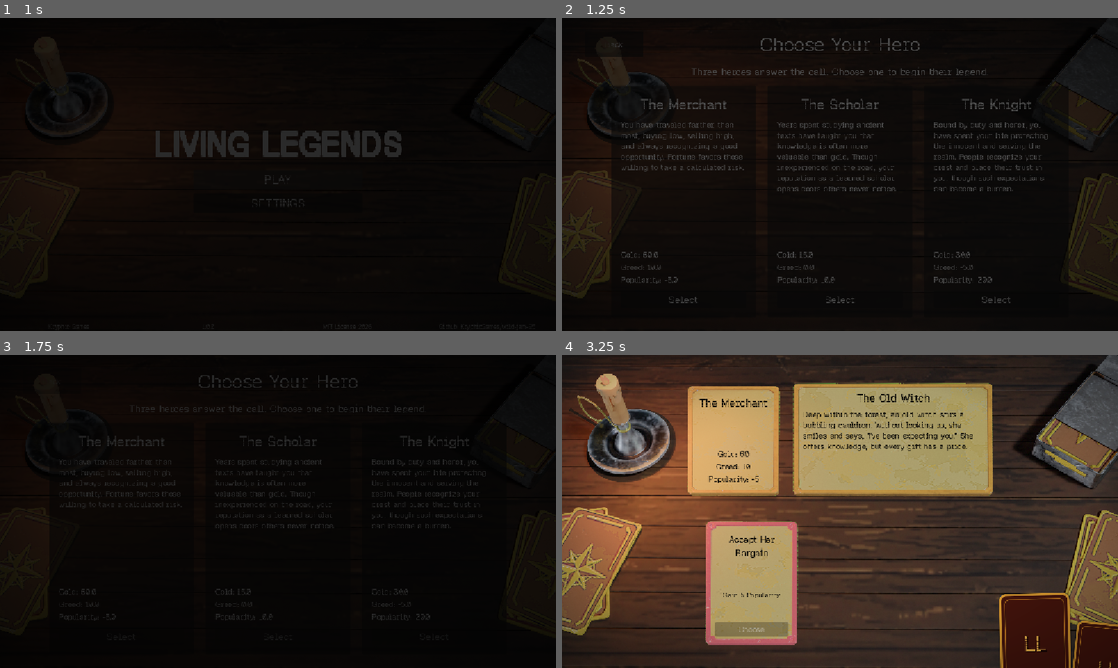
Above: before the commit, frames 1-4 (two rows, left to right).
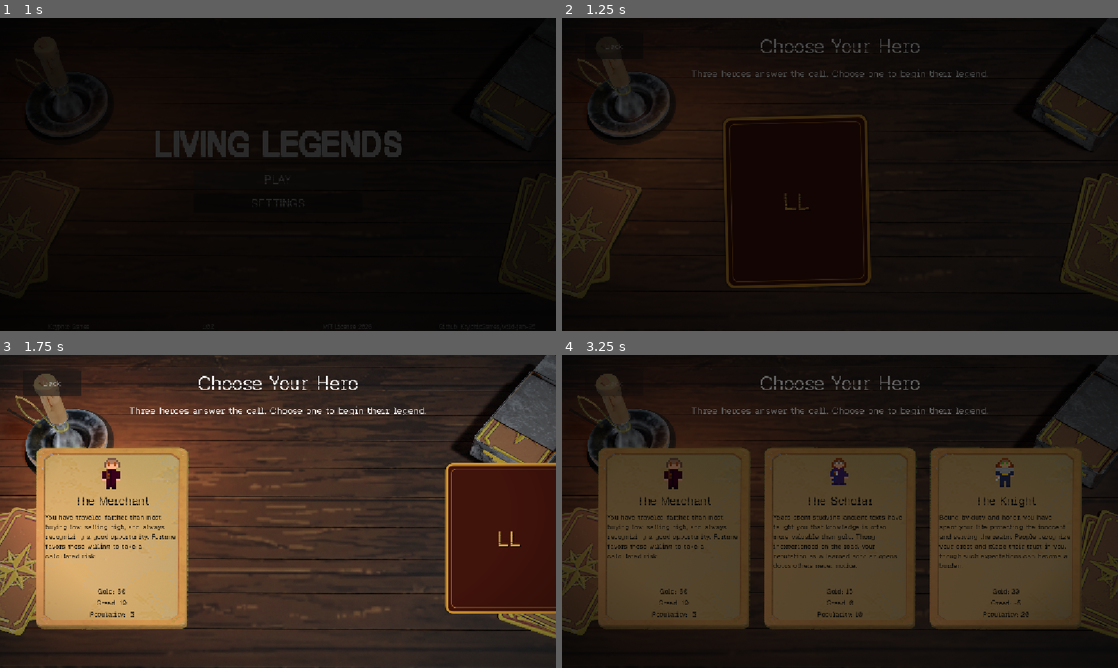
Above: after the commit, the same moments.

Repository: KryphicGames/wild-jam-95
Game: Godot game, scene res://scenes/main_menu.tscn
Same seed, same stepped clock (60 frames per second), same inputs: the game is played once before the commit and once after it. Sound files missing from this copy of the repository are replaced by a short silence.
Inputs (mouse positions are in pixels of both pictures, inside the frame that each line leads up to):
- Up to frame 1 (1 s): click "PLAY" at 0.5 s
- Up to frame 2 (1.25 s): no input
- Up to frame 3 (1.75 s): click (122, 636) at 1.25 s, where only the run before the commit has a clickable "Select"
- Up to frame 4 (3.25 s): tap Enter (ui_accept) at 2, 2.85, 3.02 s; move the mouse to (962, 495) at 2.02 s; hold Enter (ui_accept) 2.03-2.78 s; click (962, 495) at 2.17 s; move the mouse to (728, 527) at 2.77 s; click (728, 527) at 2.92 s

Frame 1 is identical in both runs. In frame 2, 5.8% of the frame differs, in the area x 7-91%, y 6-92%; in frame 3, 97%, in the area x 0-100%, y 0-100%; in frame 4, 76%.

Commit message:
Added Hero Sprites to Gameplay + Hover/Select Card Animation

Diff:
--- a/components/hero_card.tscn
+++ b/components/hero_card.tscn
@@ -1,7 +1,8 @@
-[gd_scene load_steps=3 format=3 uid="uid://b3sjc2pkjs1ot"]
+[gd_scene load_steps=4 format=3 uid="uid://b3sjc2pkjs1ot"]
 
 [ext_resource type="Texture2D" uid="uid://bcr1k4xtylba2" path="res://assets/textures/hero_card.png" id="1_texture"]
 [ext_resource type="Script" path="res://scripts/components/hero_card_view.gd" id="2_script"]
+[ext_resource type="Script" path="res://scripts/components/hero_portrait_view.gd" id="3_portrait"]
 
 [node name="HeroCard" type="TextureRect" unique_id=363865671]
 offset_right = 804.0
@@ -34,6 +35,16 @@
 text = "Hero"
 horizontal_alignment = 1
 
+[node name="Portrait" type="TextureRect" parent="Margin/Contents"]
+visible = false
+custom_minimum_size = Vector2(72, 72)
+layout_mode = 2
+size_flags_horizontal = 4
+texture_filter = 1
+expand_mode = 3
+stretch_mode = 5
+script = ExtResource("3_portrait")
+
 [node name="Spacer" type="Control" parent="Margin/Contents"]
 layout_mode = 2
 size_flags_vertical = 3
--- a/components/hero_choice_card.tscn
+++ b/components/hero_choice_card.tscn
@@ -1,41 +1,58 @@
-[gd_scene load_steps=2 format=3]
+[gd_scene load_steps=5 format=3]
 
-[ext_resource type="Script" path="res://scripts/components/hero_choice_card.gd" id="1_script"]
+[ext_resource type="Texture2D" uid="uid://bcr1k4xtylba2" path="res://assets/textures/hero_card.png" id="1_texture"]
+[ext_resource type="Script" path="res://scripts/components/hero_choice_card.gd" id="2_script"]
+[ext_resource type="PackedScene" path="res://components/card_back.tscn" id="3_back"]
+[ext_resource type="Script" path="res://scripts/components/hero_portrait_view.gd" id="4_portrait"]
 
-[node name="HeroChoiceCard" type="PanelContainer"]
-custom_minimum_size = Vector2(300, 480)
-script = ExtResource("1_script")
+[node name="HeroChoiceCard" type="TextureRect"]
+custom_minimum_size = Vector2(320, 378)
+clip_contents = true
+focus_mode = 2
+texture = ExtResource("1_texture")
+expand_mode = 1
+stretch_mode = 5
+script = ExtResource("2_script")
 
 [node name="Margin" type="MarginContainer" parent="."]
-layout_mode = 2
-theme_override_constants/margin_left = 20
-theme_override_constants/margin_top = 20
-theme_override_constants/margin_right = 20
-theme_override_constants/margin_bottom = 20
+layout_mode = 1
+anchors_preset = 15
+anchor_right = 1.0
+anchor_bottom = 1.0
+grow_horizontal = 2
+grow_vertical = 2
+theme_override_constants/margin_left = 22
+theme_override_constants/margin_top = 22
+theme_override_constants/margin_right = 22
+theme_override_constants/margin_bottom = 22
 
 [node name="Contents" type="VBoxContainer" parent="Margin"]
 layout_mode = 2
-theme_override_constants/separation = 12
+theme_override_constants/separation = 8
 
 [node name="Portrait" type="TextureRect" parent="Margin/Contents"]
 visible = false
-custom_minimum_size = Vector2(128, 128)
+custom_minimum_size = Vector2(64, 64)
 layout_mode = 2
 size_flags_horizontal = 4
 texture_filter = 1
 expand_mode = 3
 stretch_mode = 5
+script = ExtResource("4_portrait")
 
 [node name="Title" type="Label" parent="Margin/Contents"]
 layout_mode = 2
-theme_override_font_sizes/font_size = 28
+theme_override_colors/font_color = Color(0, 0, 0, 1)
+theme_override_font_sizes/font_size = 24
 text = "Hero"
 horizontal_alignment = 1
 
 [node name="Description" type="RichTextLabel" parent="Margin/Contents"]
-custom_minimum_size = Vector2(0, 170)
+custom_minimum_size = Vector2(0, 140)
 layout_mode = 2
 size_flags_vertical = 3
+theme_override_colors/default_color = Color(0, 0, 0, 1)
+theme_override_font_sizes/normal_font_size = 14
 text = "Hero description"
 fit_content = false
 scroll_active = false
@@ -46,17 +63,24 @@
 
 [node name="Gold" type="Label" parent="Margin/Contents/Stats"]
 layout_mode = 2
+theme_override_colors/font_color = Color(0, 0, 0, 1)
+theme_override_font_sizes/font_size = 14
 text = "Gold: 0"
+horizontal_alignment = 1
 
 [node name="Greed" type="Label" parent="Margin/Contents/Stats"]
 layout_mode = 2
+theme_override_colors/font_color = Color(0, 0, 0, 1)
+theme_override_font_sizes/font_size = 14
 text = "Greed: 0"
+horizontal_alignment = 1
 
 [node name="Popularity" type="Label" parent="Margin/Contents/Stats"]
 layout_mode = 2
+theme_override_colors/font_color = Color(0, 0, 0, 1)
+theme_override_font_sizes/font_size = 14
 text = "Popularity: 0"
+horizontal_alignment = 1
 
-[node name="Select" type="Button" parent="Margin/Contents"]
-layout_mode = 2
-theme_override_font_sizes/font_size = 20
-text = "Select"
+[node name="CardBack" parent="." instance=ExtResource("3_back")]
+layout_mode = 1
--- a/components/left_card.tscn
+++ b/components/left_card.tscn
@@ -8,6 +8,7 @@
 offset_right = 804.0
 offset_bottom = 949.0
 clip_contents = true
+focus_mode = 2
 texture = ExtResource("1_texture")
 expand_mode = 1
 stretch_mode = 5
@@ -21,16 +22,15 @@
 grow_horizontal = 2
 grow_vertical = 2
 theme_override_constants/margin_left = 20
-theme_override_constants/margin_top = 20
+theme_override_constants/margin_top = 16
 theme_override_constants/margin_right = 20
-theme_override_constants/margin_bottom = 20
+theme_override_constants/margin_bottom = 16
 
 [node name="Contents" type="VBoxContainer" parent="Margin"]
 layout_mode = 2
-theme_override_constants/separation = 8
+theme_override_constants/separation = 6
 
 [node name="Title" type="Label" parent="Margin/Contents"]
-custom_minimum_size = Vector2(0, 72)
 layout_mode = 2
 theme_override_colors/font_color = Color(0, 0, 0, 1)
 theme_override_font_sizes/font_size = 18
@@ -50,13 +50,12 @@
 layout_mode = 2
 size_flags_vertical = 3
 theme_override_colors/default_color = Color(0, 0, 0, 1)
-theme_override_font_sizes/normal_font_size = 15
+theme_override_font_sizes/normal_font_size = 14
 text = "Choice description"
 fit_content = false
 scroll_active = false
 
 [node name="Effects" type="Label" parent="Margin/Contents"]
-custom_minimum_size = Vector2(0, 96)
 layout_mode = 2
 theme_override_colors/font_color = Color(0, 0, 0, 1)
 theme_override_font_sizes/font_size = 14
@@ -65,9 +64,5 @@
 vertical_alignment = 1
 autowrap_mode = 2
 
-[node name="Select" type="Button" parent="Margin/Contents"]
-layout_mode = 2
-text = "Choose"
-
 [node name="CardBack" parent="." instance=ExtResource("3_back")]
 layout_mode = 1
--- a/components/middle_card.tscn
+++ b/components/middle_card.tscn
@@ -8,6 +8,7 @@
 offset_right = 804.0
 offset_bottom = 949.0
 clip_contents = true
+focus_mode = 2
 texture = ExtResource("1_texture")
 expand_mode = 1
 stretch_mode = 5
@@ -21,16 +22,15 @@
 grow_horizontal = 2
 grow_vertical = 2
 theme_override_constants/margin_left = 20
-theme_override_constants/margin_top = 20
+theme_override_constants/margin_top = 16
 theme_override_constants/margin_right = 20
-theme_override_constants/margin_bottom = 20
+theme_override_constants/margin_bottom = 16
 
 [node name="Contents" type="VBoxContainer" parent="Margin"]
 layout_mode = 2
-theme_override_constants/separation = 8
+theme_override_constants/separation = 6
 
 [node name="Title" type="Label" parent="Margin/Contents"]
-custom_minimum_size = Vector2(0, 72)
 layout_mode = 2
 theme_override_colors/font_color = Color(0, 0, 0, 1)
 theme_override_font_sizes/font_size = 18
@@ -50,13 +50,12 @@
 layout_mode = 2
 size_flags_vertical = 3
 theme_override_colors/default_color = Color(0, 0, 0, 1)
-theme_override_font_sizes/normal_font_size = 15
+theme_override_font_sizes/normal_font_size = 14
 text = "Choice description"
 fit_content = false
 scroll_active = false
 
 [node name="Effects" type="Label" parent="Margin/Contents"]
-custom_minimum_size = Vector2(0, 96)
 layout_mode = 2
 theme_override_colors/font_color = Color(0, 0, 0, 1)
 theme_override_font_sizes/font_size = 14
@@ -65,9 +64,5 @@
 vertical_alignment = 1
 autowrap_mode = 2
 
-[node name="Select" type="Button" parent="Margin/Contents"]
-layout_mode = 2
-text = "Choose"
-
 [node name="CardBack" parent="." instance=ExtResource("3_back")]
 layout_mode = 1
--- a/components/right_card.tscn
+++ b/components/right_card.tscn
@@ -8,6 +8,7 @@
 offset_right = 804.0
 offset_bottom = 949.0
 clip_contents = true
+focus_mode = 2
 texture = ExtResource("1_texture")
 expand_mode = 1
 stretch_mode = 5
@@ -21,16 +22,15 @@
 grow_horizontal = 2
 grow_vertical = 2
 theme_override_constants/margin_left = 20
-theme_override_constants/margin_top = 20
+theme_override_constants/margin_top = 16
 theme_override_constants/margin_right = 20
-theme_override_constants/margin_bottom = 20
+theme_override_constants/margin_bottom = 16
 
 [node name="Contents" type="VBoxContainer" parent="Margin"]
 layout_mode = 2
-theme_override_constants/separation = 8
+theme_override_constants/separation = 6
 
 [node name="Title" type="Label" parent="Margin/Contents"]
-custom_minimum_size = Vector2(0, 72)
 layout_mode = 2
 theme_override_colors/font_color = Color(0, 0, 0, 1)
 theme_override_font_sizes/font_size = 18
@@ -50,13 +50,12 @@
 layout_mode = 2
 size_flags_vertical = 3
 theme_override_colors/default_color = Color(0, 0, 0, 1)
-theme_override_font_sizes/normal_font_size = 15
+theme_override_font_sizes/normal_font_size = 14
 text = "Choice description"
 fit_content = false
 scroll_active = false
 
 [node name="Effects" type="Label" parent="Margin/Contents"]
-custom_minimum_size = Vector2(0, 96)
 layout_mode = 2
 theme_override_colors/font_color = Color(0, 0, 0, 1)
 theme_override_font_sizes/font_size = 14
@@ -65,9 +64,5 @@
 vertical_alignment = 1
 autowrap_mode = 2
 
-[node name="Select" type="Button" parent="Margin/Contents"]
-layout_mode = 2
-text = "Choose"
-
 [node name="CardBack" parent="." instance=ExtResource("3_back")]
 layout_mode = 1
--- a/heroes/knight.json
+++ b/heroes/knight.json
@@ -2,7 +2,13 @@
   "id": "knight",
   "title": "The Knight",
   "description": "Bound by duty and honor, you have spent your life protecting the innocent and serving the realm. People recognize your crest and place their trust in you, though such expectations can become a burden.",
-  "image": "",
+  "image": "res://assets/textures/pixilart-sprite (45).png",
+  "image_region": {
+    "x": 0,
+    "y": 0,
+    "width": 16,
+    "height": 16
+  },
   "starting_stats": {
     "gold": 30,
     "greed": -5,
--- a/heroes/merchant.json
+++ b/heroes/merchant.json
@@ -2,7 +2,13 @@
   "id": "merchant",
   "title": "The Merchant",
   "description": "You have traveled farther than most, buying low, selling high, and always recognizing a good opportunity. Fortune favors those willing to take a calculated risk.",
-  "image": "",
+  "image": "res://assets/textures/MerchantIdleAnim.png",
+  "image_region": {
+    "x": 0,
+    "y": 0,
+    "width": 16,
+    "height": 16
+  },
   "starting_stats": {
     "gold": 60,
     "greed": 10,
--- a/heroes/scholar.json
+++ b/heroes/scholar.json
@@ -2,7 +2,13 @@
   "id": "scholar",
   "title": "The Scholar",
   "description": "Years spent studying ancient texts have taught you that knowledge is often more valuable than gold. Though inexperienced on the road, your reputation as a learned scholar opens doors others never notice.",
-  "image": "",
+  "image": "res://assets/textures/ScholarIdleAnim.png",
+  "image_region": {
+    "x": 0,
+    "y": 0,
+    "width": 16,
+    "height": 16
+  },
   "starting_stats": {
     "gold": 15,
     "greed": 0,
--- a/scripts/components/hero_card_view.gd
+++ b/scripts/components/hero_card_view.gd
@@ -1,6 +1,7 @@
 class_name HeroCardView
 extends TextureRect
 
+@onready var portrait: HeroPortraitView = $Margin/Contents/Portrait
 @onready var title_label: Label = $Margin/Contents/Title
 @onready var gold_label: Label = $Margin/Contents/Stats/Gold
 @onready var greed_label: Label = $Margin/Contents/Stats/Greed
@@ -9,6 +10,7 @@
 
 func present(hero: Dictionary, gold: int, greed: int, popularity: int) -> void:
 	title_label.text = str(hero.get("title", "Hero"))
+	portrait.present(hero)
 	refresh_stats(gold, greed, popularity)
 
 
--- a/scripts/components/hero_choice_card.gd
+++ b/scripts/components/hero_choice_card.gd
@@ -1,49 +1,38 @@
 class_name HeroChoiceCard
-extends PanelContainer
+extends SelectableAnimatedCardView
 
 signal hero_selected(hero_id: String)
 
-@onready var portrait: TextureRect = $Margin/Contents/Portrait
+@onready var portrait: HeroPortraitView = $Margin/Contents/Portrait
 @onready var title_label: Label = $Margin/Contents/Title
 @onready var description_label: RichTextLabel = $Margin/Contents/Description
 @onready var gold_label: Label = $Margin/Contents/Stats/Gold
 @onready var greed_label: Label = $Margin/Contents/Stats/Greed
 @onready var popularity_label: Label = $Margin/Contents/Stats/Popularity
-@onready var select_button: Button = $Margin/Contents/Select
-
-var hero_id := ""
+var _hero_id := ""
 
 
 func _ready() -> void:
-	select_button.pressed.connect(_on_select_pressed)
+	super()
+	selection_requested.connect(_on_selection_requested)
 
 
 func present(hero: Dictionary) -> void:
-	hero_id = str(hero.id)
+	_hero_id = str(hero.id)
 	title_label.text = str(hero.title)
 	description_label.text = str(hero.description)
-	gold_label.text = "Gold: " + str(hero.starting_stats.gold)
-	greed_label.text = "Greed: " + str(hero.starting_stats.greed)
-	popularity_label.text = "Popularity: " + str(hero.starting_stats.popularity)
-
-	var image_path := str(hero.image)
-	if image_path.is_empty():
-		portrait.hide()
-		return
-
-	var texture := load(image_path) as Texture2D
-	if texture == null:
-		portrait.hide()
-		return
-	portrait.texture = texture
-	portrait.show()
+	gold_label.text = "Gold: " + str(int(hero.starting_stats.gold))
+	greed_label.text = "Greed: " + str(int(hero.starting_stats.greed))
+	popularity_label.text = "Popularity: " + str(int(hero.starting_stats.popularity))
+	portrait.present(hero)
 
 
-func set_selection_enabled(enabled: bool) -> void:
-	select_button.disabled = !enabled
+func conceal_until_reveal() -> void:
+	front_content.hide()
+	card_back.show()
 
 
-func _on_select_pressed() -> void:
-	if hero_id.is_empty():
+func _on_selection_requested() -> void:
+	if _hero_id.is_empty():
 		return
-	hero_selected.emit(hero_id)
+	hero_selected.emit(_hero_id)
--- /dev/null
+++ b/scripts/components/hero_portrait_view.gd
@@ -0,0 +1,43 @@
+class_name HeroPortraitView
+extends TextureRect
+
+
+func present(hero: Dictionary) -> void:
+	var image_path := str(hero.get("image", ""))
+	if image_path.is_empty():
+		clear()
+		return
+
+	var source_texture := load(image_path) as Texture2D
+	if source_texture == null:
+		clear()
+		return
+
+	texture = _create_portrait_texture(
+		source_texture,
+		hero.get("image_region", {})
+	)
+	show()
+
+
+func clear() -> void:
+	texture = null
+	hide()
+
+
+func _create_portrait_texture(
+	source_texture: Texture2D,
+	image_region: Dictionary
+) -> Texture2D:
+	if image_region.is_empty():
+		return source_texture
+
+	var portrait_texture := AtlasTexture.new()
+	portrait_texture.atlas = source_texture
+	portrait_texture.region = Rect2(
+		float(image_region.x),
+		float(image_region.y),
+		float(image_region.width),
+		float(image_region.height)
+	)
+	return portrait_texture
--- a/scripts/components/option_card_view.gd
+++ b/scripts/components/option_card_view.gd
@@ -1,5 +1,5 @@
 class_name OptionCardView
-extends AnimatedCardView
+extends SelectableAnimatedCardView
 
 signal option_selected(option_id: String)
 
@@ -13,15 +13,14 @@
 @onready var option_image: TextureRect = $Margin/Contents/Image
 @onready var description_label: RichTextLabel = $Margin/Contents/Description
 @onready var effects_label: Label = $Margin/Contents/Effects
-@onready var select_button: Button = $Margin/Contents/Select
-
 var _option_id := ""
 var _is_available := false
 var _input_enabled := false
 
 
 func _ready() -> void:
-	select_button.pressed.connect(_on_select_pressed)
+	super()
+	selection_requested.connect(_on_selection_requested)
 
 
 func present(option: Dictionary, is_available: bool) -> void:
@@ -33,7 +32,7 @@
 	effects_label.text = _format_effects(option.get("effects", {}))
 	_set_image(str(option.get("image", "")))
 	tooltip_text = "" if _is_available else "You do not have enough of one or more stats to choose this."
-	_update_button_state()
+	_update_selection_state()
 	show()
 
 
@@ -45,23 +44,25 @@
 	option_image.texture = null
 	self_modulate = Color.WHITE
 	tooltip_text = ""
-	_update_button_state()
+	_update_selection_state()
 	hide()
 
 
 func set_input_enabled(enabled: bool) -> void:
 	_input_enabled = enabled
-	_update_button_state()
+	_update_selection_state()
 
 
-func _on_select_pressed() -> void:
-	if _option_id.is_empty() || select_button.disabled:
+func _on_selection_requested() -> void:
+	if _option_id.is_empty() || !is_selection_enabled():
 		return
 	option_selected.emit(_option_id)
 
 
-func _update_button_state() -> void:
-	select_button.disabled = !_input_enabled || !_is_available || _option_id.is_empty()
+func _update_selection_state() -> void:
+	set_selection_enabled(
+		_input_enabled && _is_available && !_option_id.is_empty()
+	)
 
 
 func _get_front_modulate() -> Color:
--- /dev/null
+++ b/scripts/components/selectable_animated_card_view.gd
@@ -0,0 +1,104 @@
+class_name SelectableAnimatedCardView
+extends AnimatedCardView
+
+signal selection_requested
+
+const HOVER_LIFT := Vector2(0, -18)
+const HOVER_DURATION := 0.12
+
+var _selection_enabled := false
+var _is_hovered := false
+var _resting_position := Vector2.ZERO
+var _has_resting_position := false
+var _hover_tween: Tween
+
+
+func _ready() -> void:
+	focus_mode = Control.FOCUS_NONE
+	gui_input.connect(_on_gui_input)
+	mouse_entered.connect(_on_mouse_entered)
+	mouse_exited.connect(_on_mouse_exited)
+	focus_entered.connect(_refresh_lift)
+	focus_exited.connect(_refresh_lift)
+	_make_descendants_mouse_transparent(self)
+
+
+func prepare_face_down(
+	draw_origin: Vector2,
+	starting_rotation_degrees: float = 0.0
+) -> void:
+	_stop_hover_tween()
+	if _has_resting_position:
+		position = _resting_position
+	_has_resting_position = false
+	super(draw_origin, starting_rotation_degrees)
+
+
+func set_selection_enabled(enabled: bool) -> void:
+	_selection_enabled = enabled
+	focus_mode = Control.FOCUS_ALL if enabled else Control.FOCUS_NONE
+	mouse_default_cursor_shape = (
+		Control.CURSOR_POINTING_HAND if enabled else Control.CURSOR_ARROW
+	)
+	if !enabled && has_focus():
+		release_focus()
+	if enabled:
+		_resting_position = position
+		_has_resting_position = true
+	_refresh_lift()
+
+
+func is_selection_enabled() -> bool:
+	return _selection_enabled
+
+
+func _on_gui_input(event: InputEvent) -> void:
+	if !_selection_enabled:
+		return
+
+	if event is InputEventMouseButton:
+		var mouse_event := event as InputEventMouseButton
+		if mouse_event.button_index != MOUSE_BUTTON_LEFT || !mouse_event.pressed:
+			return
+		accept_event()
+		grab_focus()
+		selection_requested.emit()
+	elif event.is_action_pressed("ui_accept"):
+		accept_event()
+		selection_requested.emit()
+
+
+func _on_mouse_entered() -> void:
+	_is_hovered = true
+	_refresh_lift()
+
+
+func _on_mouse_exited() -> void:
+	_is_hovered = false
+	_refresh_lift()
+
+
+func _refresh_lift() -> void:
+	if !_has_resting_position:
+		return
+	_stop_hover_tween()
+
+	var should_lift := _selection_enabled && (_is_hovered || has_focus())
+	var target_position := _resting_position + HOVER_LIFT if should_lift else _resting_position
+	_hover_tween = create_tween()
+	_hover_tween.set_trans(Tween.TRANS_QUAD)
+	_hover_tween.set_ease(Tween.EASE_OUT)
+	_hover_tween.tween_property(self, "position", target_position, HOVER_DURATION)
+
+
+func _stop_hover_tween() -> void:
+	if _hover_tween != null && _hover_tween.is_valid():
+		_hover_tween.kill()
+	_hover_tween = null
+
+
+func _make_descendants_mouse_transparent(node: Node) -> void:
+	for child in node.get_children():
+		if child is Control:
+			child.mouse_filter = Control.MOUSE_FILTER_IGNORE
+		_make_descendants_mouse_transparent(child)
--- a/scripts/heroes/hero_loader.gd
+++ b/scripts/heroes/hero_loader.gd
@@ -10,6 +10,7 @@
 	"starting_flags"
 ]
 const REQUIRED_STATS := ["gold", "greed", "popularity"]
+const IMAGE_REGION_FIELDS := ["x", "y", "width", "height"]
 
 @export var logger_prefix := "HeroLoader"
 
@@ -168,6 +169,11 @@
 	if !hero.image.is_empty() && !ResourceLoader.exists(hero.image):
 		Log.Error("Hero image does not exist: " + str(hero.image), logger_prefix)
 		return false
+	if hero.has("image_region") && !_is_valid_image_region(hero.image_region, path):
+		return false
+	if hero.has("image_region") && hero.image.is_empty():
+		Log.Error("Hero image_region requires a non-empty image path in " + path, logger_prefix)
+		return false
 
 	if typeof(hero.starting_stats) != TYPE_DICTIONARY:
 		Log.Error("Hero starting_stats must be an object in " + path, logger_prefix)
@@ -190,3 +196,26 @@
 			return false
 
 	return true
+
+
+func _is_valid_image_region(image_region, path: String) -> bool:
+	if typeof(image_region) != TYPE_DICTIONARY:
+		Log.Error("Hero image_region must be an object in " + path, logger_prefix)
+		return false
+	var region: Dictionary = image_region
+
+	for field in IMAGE_REGION_FIELDS:
+		if !region.has(field):
+			Log.Error("Missing image_region field '" + field + "' in " + path, logger_prefix)
+			return false
+		if typeof(region[field]) != TYPE_INT && typeof(region[field]) != TYPE_FLOAT:
+			Log.Error("image_region field '" + field + "' must be numeric in " + path, logger_prefix)
+			return false
+
+	if float(region.x) < 0 || float(region.y) < 0:
+		Log.Error("Hero image_region position cannot be negative in " + path, logger_prefix)
+		return false
+	if float(region.width) <= 0 || float(region.height) <= 0:
+		Log.Error("Hero image_region dimensions must be greater than zero in " + path, logger_prefix)
+		return false
+	return true
--- a/scripts/scenes/hero_selection.gd
+++ b/scripts/scenes/hero_selection.gd
@@ -4,6 +4,8 @@
 const HERO_CHOICE_CARD := preload("res://components/hero_choice_card.tscn")
 const GAME_SCENE := "res://scenes/game.tscn"
 const MAIN_MENU_SCENE := "res://scenes/main_menu.tscn"
+const CARD_DRAW_OFFSET := Vector2(100, 0)
+const CARD_START_ROTATIONS := [-6.0, 0.0, 6.0]
 
 @export var logger_prefix := "HeroSelection"
 
@@ -36,8 +38,21 @@
 		var choice_card := HERO_CHOICE_CARD.instantiate() as HeroChoiceCard
 		choices_container.add_child(choice_card)
 		choice_card.present(hero)
+		choice_card.conceal_until_reveal()
+		choice_card.set_selection_enabled(false)
 		choice_card.hero_selected.connect(_on_hero_selected)
 		_choice_cards.append(choice_card)
+
+	await get_tree().process_frame
+	var draw_origin := Vector2(choices_container.size.x, 0) + CARD_DRAW_OFFSET
+	for index in range(_choice_cards.size()):
+		_choice_cards[index].prepare_face_down(
+			draw_origin,
+			CARD_START_ROTATIONS[index]
+		)
+	for choice_card in _choice_cards:
+		await choice_card.draw_and_flip(0.32, 0.24)
+	_set_choices_enabled(true)
 
 
 func _on_hero_selected(hero_id: String) -> void:
Not shown, added: scripts/components/hero_portrait_view.gd.uid
Not shown, added: scripts/components/selectable_animated_card_view.gd.uid
Not shown, changed: docs/hero-format.md
